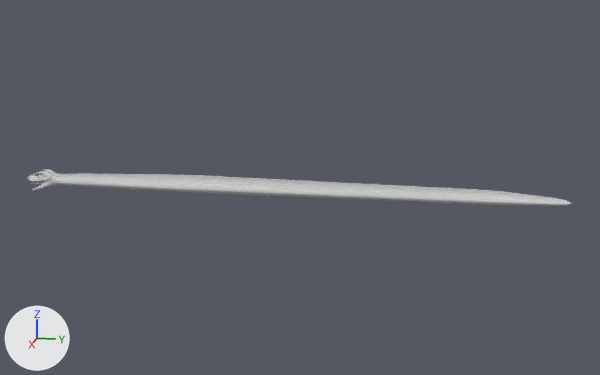
The glTF model game/Assets/snake.glb, before and after one commit.
Before and after are seen from a camera (50 mm lens) standing at (2.762, 1.471, 0.704) and looking at (-0.015, 0.915, 0.01). Lighting does not change. The marker at lower left points along +X, +Y and +Z. Where no turn or scale is listed for an object, it has been applied to the vertices. Vertices at the same position are counted once.

Before the edit, the objects in view are built like this:
```python
me_cylinder = bpy.data.meshes.new('Cylinder')
me_cylinder.from_pydata(...)  # 2754 vertices, 5504 faces; spans x -0.05..0.05, y -0.12..1.83, z -0.05..0.04
# faces by material slot: [4416, 1088]
me_cylinder.materials.append(mat_snake)
me_cylinder.materials.append(mat_mouth)
ob_snake = bpy.data.objects.new('snake', me_cylinder)
ob_snake.location = (0.0, 0.0, 0.0)
```
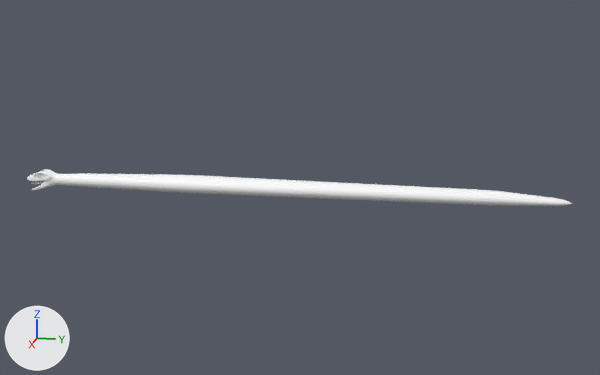
Location of each change, (x1, y1, x2, y2) in pixels of the pictures (600 x 375 px; the box of a moved part takes in the faces that stretch with it):
part 1 of me_cylinder, moved or reshaped: before (34, 179, 50, 189); after (34, 179, 54, 189)
part 2 of me_cylinder, recoloured (grey to white): (27, 169, 573, 206) in both

Diff of the bpy script that builds the scene:
```diff
--- a/game/Assets/snake.glb.py
+++ b/game/Assets/snake.glb.py
@@ mat_defaultmaterial @@
+mat_defaultmaterial = bpy.data.materials.new('DefaultMaterial')
+mat_defaultmaterial.use_nodes = True; mat_defaultmaterial.node_tree.nodes.clear()
+_N = mat_defaultmaterial.node_tree.nodes; _L = mat_defaultmaterial.node_tree.links
+n0 = _N.new('ShaderNodeOutputMaterial'); n0.name = 'Material Output'
+n1 = _N.new('ShaderNodeBsdfPrincipled'); n1.name = 'Principled BSDF'
+n2 = _N.new('ShaderNodeVertexColor'); n2.name = 'Color Attribute'
+_L.new(n1.outputs[0], n0.inputs[0])  # 'BSDF' to 'Surface'
+_L.new(n2.outputs[0], n1.inputs[0])  # 'Color' to 'Base Color'
@@ me_cylinder @@
 me_cylinder.from_pydata(...)  # 2754 vertices, 5504 faces; spans x -0.05..0.05, y -0.12..1.83, z -0.05..0.04
 # used by ob_snake; location = (0.0, 0.0, 0.0)
-me_cylinder.materials.append(mat_mouth)
+# me_cylinder part 1
+# 3 vertices are removed from x -0.02..0.02, y -0.03..-0.01, z -0.03
+# 290 faces are deleted
+# 24 vertices move within x -0.02..0.02, y -0.07..-0.03, z -0.03..0.0
+# 3 vertices are added at (0.0, -0.01, -0.02), (0.02, -0.03, -0.02), (-0.02, -0.03, -0.02)
+# 290 new faces join them
+# me_cylinder part 2: 4241 faces spanning x -0.05..0.05, y -0.12..1.83, z -0.05..0.04 switch from mat_snake to mat_defaultmaterial
```
